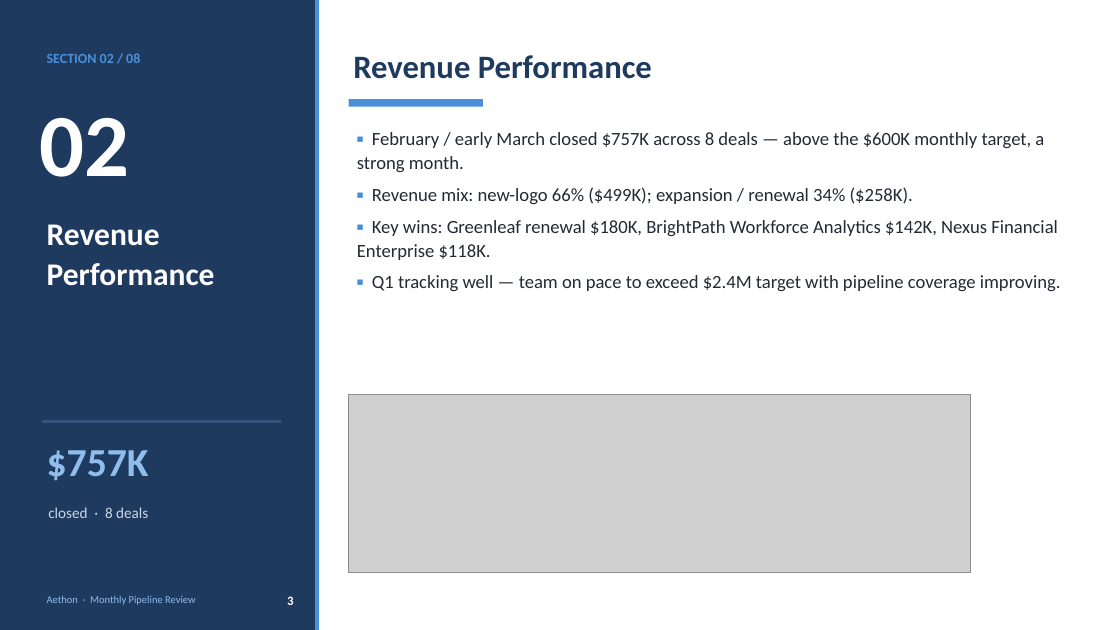
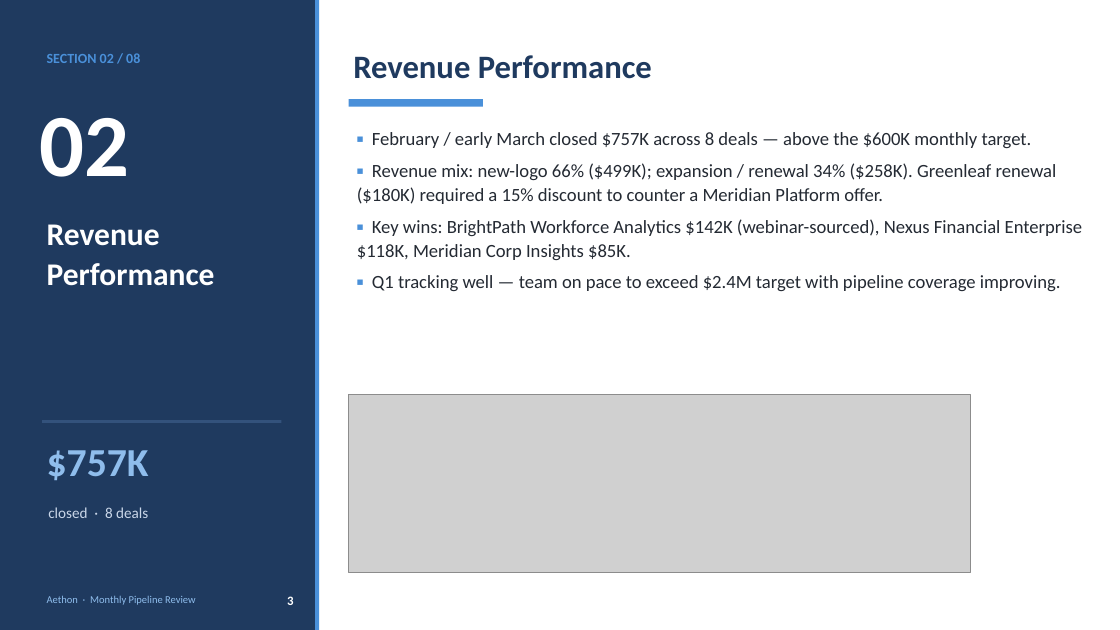
Before and after one commit to souravpoddar001/project-aethon-eval, a slide deck: slide 3 of Aethon04_PipelineReview_Mar10_2026.pptx. Drawn at 1120x630 pixels with LibreOffice and Linux fonts; fonts in the diff are those of the drawing; grey boxes stand for pictures. Boxes give left, top, right and bottom in pixels: in the first picture for what was removed or moved away, otherwise in the second. Text is boxed around its words. In the diff, an @@ line names an element or a change of style, - is before the commit and + after.

```diff
--- a/Aethon04_PipelineReview_Mar10_2026.pptx
+++ b/Aethon04_PipelineReview_Mar10_2026.pptx
@@ text at [357,132,1083,260]: text changed @@
-▪ February / early March closed $757K across 8 deals — above the $600K monthly target, a strong month.
-▪ Revenue mix: new-logo 66% ($499K); expansion / renewal 34% ($258K).
-▪ Key wins: Greenleaf renewal $180K, BrightPath Workforce Analytics $142K, Nexus Financial Enterprise $118K.
+▪ February / early March closed $757K across 8 deals — above the $600K monthly target.
+▪ Revenue mix: new-logo 66% ($499K); expansion / renewal 34% ($258K). Greenleaf renewal ($180K) required a 15% discount to counter a Meridian Platform offer.
+▪ Key wins: BrightPath Workforce Analytics $142K (webinar-sourced), Nexus Financial Enterprise $118K, Meridian Corp Insights $85K.
```
Also in this commit, not shown: 6 other slides changed, 1 other file.
